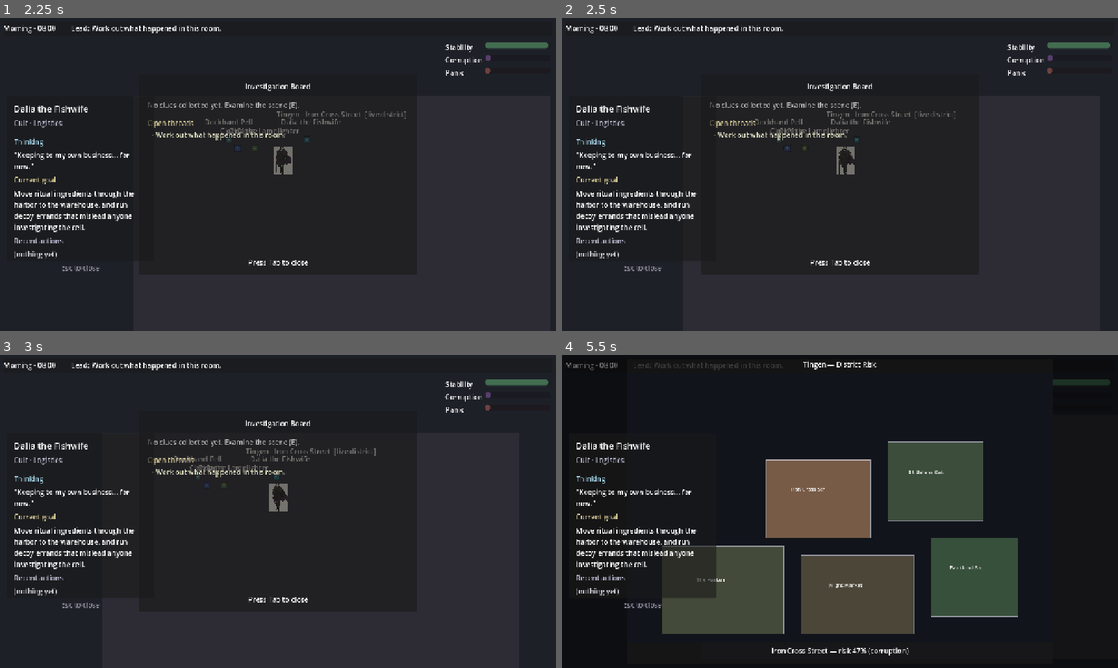
Above: before the commit, frames 1-4 (two rows, left to right).
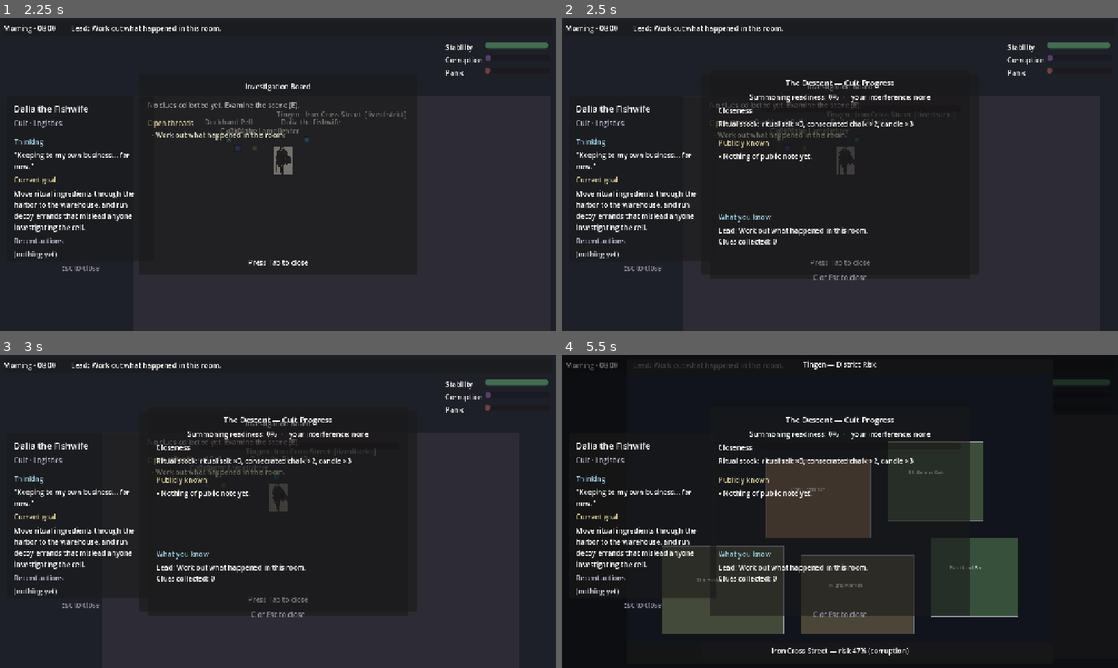
Above: after the commit, the same moments.

Repository: MaEnqiMark/Tingen-Game
Game: Godot game, scene res://scenes/Main.tscn
The game is run twice, just before and just after one commit, with the same random seed, the same clock (stepped at 60 frames per second) and the same inputs. The engine's default icon, where the game draws it, is replaced by a stand-in: a white triangle on a blue panel in a dark square.
Inputs (mouse positions are in pixels of both pictures, inside the frame that each line leads up to):
- Up to frame 1 (2.25 s): drag from (244, 149) to (333, 105) at 0.52 s; tap Enter at 1.25 s; drag from (311, 140) to (250, 237) at 1.27 s; tap Space at 2 s; move the mouse to (261, 149) at 2.02 s; hold D (move_right) from 2.03 s (still down); hold Tab (toggle_board) from 2.03 s (still down); click (261, 149) at 2.17 s
- Up to frame 2 (2.5 s): keep holding D (move_right); keep holding Tab (toggle_board); tap C (toggle_cult, bound only after the commit) at 2.3 s
- Up to frame 3 (3 s): release D (move_right) at 2.75 s; release Tab (toggle_board) at 2.75 s; drag from (205, 477) to (111, 464) at 2.77 s
- Up to frame 4 (5.5 s): tap Enter at 3.5 s; move the mouse to (1006, 558) at 3.52 s; hold A (move_left) 3.53-4.25 s; hold C (toggle_cult, bound only after the commit) 3.53-4.25 s; tap M (toggle_map) at 4.15 s; drag from (673, 464) to (817, 486) at 4.27 s; tap Space at 5 s; move the mouse to (867, 511) at 5.02 s; hold S (move_down) from 5.03 s (still down); hold Tab (toggle_board) from 5.03 s (still down); click (867, 511) at 5.17 s; tap C (toggle_cult, bound only after the commit) at 5.3 s

Frame 1 is identical in both runs. In frame 2, 2.7% of the frame differs, in the area x 26-71%, y 19-84%; in frame 3, 2.7%; in frame 4, 18%, in the area x 26-74%, y 19-84%.

Commit message:
feat(ui): cult progress panel (C) — closeness, stock, public events, your intel
Toggleable panel showing summoning closeness (from the countdown), ritual stock,
qualitative interference, recent publicly-known events (cult agent_action moves
excluded) and the player's collected leads/clues.

Co-Authored-By: Claude Opus 4.7 <noreply@anthropic.com>

Diff:
--- a/tingen/project.godot
+++ b/tingen/project.godot
@@ -90,6 +90,11 @@
 "events": [Object(InputEventKey,"resource_local_to_scene":false,"resource_name":"","device":-1,"window_id":0,"alt_press …(190 unchanged characters)…
 ]
 }
+toggle_cult={
+"deadzone": 0.5,
+"events": [Object(InputEventKey,"resource_local_to_scene":false,"resource_name":"","device":-1,"window_id":0,"alt_pressed":false,"shift_pressed":false,"ctrl_pressed":false,"meta_pressed":false,"pressed":false,"keycode":0,"physical_keycode":67,"key_label":0,"unicode":0,"location":0,"echo":false,"script":null)
+]
+}
 
 [physics]
 
--- /dev/null
+++ b/tingen/src/CultProgressPanel.gd
@@ -0,0 +1,84 @@
+extends Panel
+## Cult progress panel (toggle: C). Shows how close the cult is to summoning the descending
+## god (外神) — a closeness bar from the countdown, the ritual stock they hold, and the
+## qualitative dent the player's interference has made — plus recent publicly-known events
+## and the player's own collected leads/clues. The hidden manifestation strength is never a
+## raw number here; the player reads the threat through these proxies.
+
+## EventBus types the public / the player would plausibly know. The cult's own agent_action
+## moves are secret and deliberately excluded.
+const PUBLIC_TYPES: Array = [
+	"player_sabotage", "player_social", "player_occult",
+	"event", "world_pressure", "summoning_climax", "combat_resolved",
+]
+const RECENT: int = 10
+
+@onready var _closeness: ProgressBar = $Margin/Body/Closeness/Bar
+@onready var _summary: Label = $Margin/Body/Summary
+@onready var _ingredients: Label = $Margin/Body/Ingredients
+@onready var _events: VBoxContainer = $Margin/Body/Events/List
+@onready var _intel: VBoxContainer = $Margin/Body/Intel/List
+
+func _ready() -> void:
+	visible = false
+	EventBus.event_logged.connect(func(_e): if visible: refresh())
+	WorldState.state_changed.connect(func(): if visible: refresh())
+
+func toggle() -> void:
+	visible = not visible
+	if visible:
+		refresh()
+
+func refresh() -> void:
+	_closeness.value = SummoningPlan.closeness_ratio() * 100.0
+	_summary.text = _summary_line()
+	_ingredients.text = _ingredients_line()
+	_fill(_events, public_event_lines())
+	_fill(_intel, intel_lines())
+
+func _summary_line() -> String:
+	var pct := int(round(SummoningPlan.closeness_ratio() * 100.0))
+	return "Summoning readiness: %d%%   ·   your interference: %s" % [pct, SummoningPlan.interference_band()]
+
+func _ingredients_line() -> String:
+	var parts: PackedStringArray = []
+	for k in SummoningPlan.ingredients.keys():
+		parts.append("%s ×%d" % [String(k).replace("_", " "), int(SummoningPlan.ingredients[k])])
+	if parts.is_empty():
+		return "Ritual stock: stripped bare."
+	return "Ritual stock: " + ", ".join(parts)
+
+func public_event_lines() -> Array:
+	var out: Array = []
+	for e in EventBus.latest(RECENT):
+		if String(e.get("type", "")) in PUBLIC_TYPES:
+			out.append("• " + _format_event(e))
+	if out.is_empty():
+		out.append("• Nothing of public note yet.")
+	return out
+
+func _format_event(e: Dictionary) -> String:
+	var t := String(e.get("type", "")).replace("_", " ")
+	var who := String((e.get("data", {}) as Dictionary).get("actor", ""))
+	return "%s — %s" % [t, who] if who != "" else t
+
+func intel_lines() -> Array:
+	var out: Array = ["Lead: " + WorldState.current_lead, "Clues collected: %d" % ClueDB.collected_count()]
+	for clue in ClueDB.collected_clues():
+		if String(clue.get("importance", "")) == "pivotal":
+			out.append("  ★ " + String(clue.get("name", "?")))
+	return out
+
+func _fill(box: VBoxContainer, lines: Array) -> void:
+	for c in box.get_children():
+		c.queue_free()
+	for line in lines:
+		var l := Label.new()
+		l.text = String(line)
+		l.autowrap_mode = TextServer.AUTOWRAP_WORD_SMART
+		box.add_child(l)
+
+func _unhandled_input(event: InputEvent) -> void:
+	if visible and event.is_action_pressed("ui_cancel"):
+		visible = false
+		get_viewport().set_input_as_handled()
--- a/tingen/src/HUD.gd
+++ b/tingen/src/HUD.gd
@@ -13,6 +13,7 @@
 @onready var _thought_timer: Timer = $ThoughtTimer
 @onready var _board: Control = $InvestigationBoard
 @onready var _map: Control = $DistrictMap
+@onready var _cult: Control = $CultProgress
 
 func _ready() -> void:
 	WorldState.thought_requested.connect(_on_thought)
@@ -45,3 +46,6 @@
 	elif event.is_action_pressed("toggle_map"):
 		_map.toggle()
 		get_viewport().set_input_as_handled()
+	elif event.is_action_pressed("toggle_cult"):
+		_cult.toggle()
+		get_viewport().set_input_as_handled()
--- a/tingen/tests/run_tests.gd
+++ b/tingen/tests/run_tests.gd
@@ -48,6 +48,7 @@
 	_test_summoning_plan()
 	_test_summoning_countdown_and_climax()
 	_test_summoning_progress_readouts()
+	await _test_cult_progress_panel()
 	await _test_npc_binds_to_agent()
 	_test_inspect_signal()
 	await _test_character_card_opens()
@@ -652,6 +653,30 @@
 	SP.add_impede(40.0)
 	_ok(SP.interference_band() == "heavy", "large impede = heavy band")
 	SP.reset()
+
+func _test_cult_progress_panel() -> void:
+	print("[cult panel]")
+	var SP: Object = root.get_node("/root/SummoningPlan"); SP.reset()
+	var EB: Object = root.get_node("/root/EventBus"); EB.clear()
+	var panel = load("res://ui/CultProgressPanel.tscn").instantiate()
+	root.add_child(panel)
+	await process_frame
+	_ok(not panel.visible, "panel hidden by default")
+	SP.countdown_beats = SP.START_COUNTDOWN / 2
+	panel.toggle()
+	await process_frame
+	_ok(panel.visible, "panel toggles visible")
+	_ok(is_equal_approx(panel.get_node("Margin/Body/Closeness/Bar").value, 50.0), "closeness bar at 50%")
+	EB.emit_event("agent_action", {"actor": "clerk_voss", "verb": "perform_ritual_step"})
+	EB.emit_event("player_sabotage", {"actor": "player", "item": "candle"})
+	var joined := ""
+	for line in panel.public_event_lines():
+		joined += String(line) + "\n"
+	_ok("player sabotage" in joined, "public player event is listed")
+	_ok(not ("perform_ritual_step" in joined), "secret agent_action is excluded")
+	panel.queue_free()
+	await process_frame
+	SP.reset(); EB.clear()
 
 func _test_npc_binds_to_agent() -> void:
 	print("[npc bind]")
--- /dev/null
+++ b/tingen/ui/CultProgressPanel.tscn
@@ -0,0 +1,87 @@
+[gd_scene format=3 uid="uid://cujesh2tdyvnk"]
+
+[ext_resource type="Script" path="res://src/CultProgressPanel.gd" id="1"]
+
+[node name="CultProgressPanel" type="Panel"]
+anchor_left = 0.5
+anchor_top = 0.5
+anchor_right = 0.5
+anchor_bottom = 0.5
+offset_left = -300.0
+offset_top = -240.0
+offset_right = 300.0
+offset_bottom = 240.0
+grow_horizontal = 2
+grow_vertical = 2
+script = ExtResource("1")
+
+[node name="Margin" type="MarginContainer" parent="."]
+anchor_right = 1.0
+anchor_bottom = 1.0
+theme_override_constants/margin_left = 20
+theme_override_constants/margin_top = 16
+theme_override_constants/margin_right = 20
+theme_override_constants/margin_bottom = 16
+
+[node name="Body" type="VBoxContainer" parent="Margin"]
+theme_override_constants/separation = 8
+
+[node name="Title" type="Label" parent="Margin/Body"]
+text = "The Descent — Cult Progress"
+horizontal_alignment = 1
+theme_override_font_sizes/font_size = 18
+
+[node name="Summary" type="Label" parent="Margin/Body"]
+text = ""
+horizontal_alignment = 1
+
+[node name="Closeness" type="HBoxContainer" parent="Margin/Body"]
+theme_override_constants/separation = 8
+
+[node name="Label" type="Label" parent="Margin/Body/Closeness"]
+custom_minimum_size = Vector2(90, 0)
+text = "Closeness"
+
+[node name="Bar" type="ProgressBar" parent="Margin/Body/Closeness"]
+custom_minimum_size = Vector2(0, 16)
+modulate = Color(0.8, 0.4, 0.45, 1)
+size_flags_horizontal = 3
+max_value = 100.0
+value = 0.0
+show_percentage = false
+
+[node name="Ingredients" type="Label" parent="Margin/Body"]
+text = ""
+autowrap_mode = 2
+
+[node name="Sep1" type="HSeparator" parent="Margin/Body"]
+
+[node name="EventsLabel" type="Label" parent="Margin/Body"]
+text = "Publicly known"
+theme_override_colors/font_color = Color(0.85, 0.8, 0.6, 1)
+
+[node name="Events" type="ScrollContainer" parent="Margin/Body"]
+custom_minimum_size = Vector2(0, 120)
+size_flags_vertical = 3
+
+[node name="List" type="VBoxContainer" parent="Margin/Body/Events"]
+custom_minimum_size = Vector2(540, 0)
+theme_override_constants/separation = 2
+
+[node name="Sep2" type="HSeparator" parent="Margin/Body"]
+
+[node name="IntelLabel" type="Label" parent="Margin/Body"]
+text = "What you know"
+theme_override_colors/font_color = Color(0.6, 0.78, 0.85, 1)
+
+[node name="Intel" type="ScrollContainer" parent="Margin/Body"]
+custom_minimum_size = Vector2(0, 100)
+
+[node name="List" type="VBoxContainer" parent="Margin/Body/Intel"]
+custom_minimum_size = Vector2(540, 0)
+theme_override_constants/separation = 2
+
+[node name="Hint" type="Label" parent="Margin/Body"]
+text = "C or Esc to close"
+horizontal_alignment = 1
+theme_override_colors/font_color = Color(0.55, 0.55, 0.6, 1)
--- a/tingen/ui/HUD.tscn
+++ b/tingen/ui/HUD.tscn
@@ -6,6 +6,7 @@
 [ext_resource type="PackedScene" path="res://ui/Toasts.tscn" id="4"]
 [ext_resource type="PackedScene" path="res://ui/DistrictMap.tscn" id="5"]
 [ext_resource type="PackedScene" path="res://ui/CharacterCard.tscn" id="6"]
+[ext_resource type="PackedScene" path="res://ui/CultProgressPanel.tscn" id="7"]
 
 [node name="HUD" type="Control"]
 anchor_right = 1.0
@@ -126,3 +127,6 @@
 
 [node name="CharacterCard" parent="." instance=ExtResource("6")]
 visible = false
+
+[node name="CultProgress" parent="." instance=ExtResource("7")]
+visible = false
Not shown: 1 places in tingen/ui/HUD.tscn that only renumber resources
